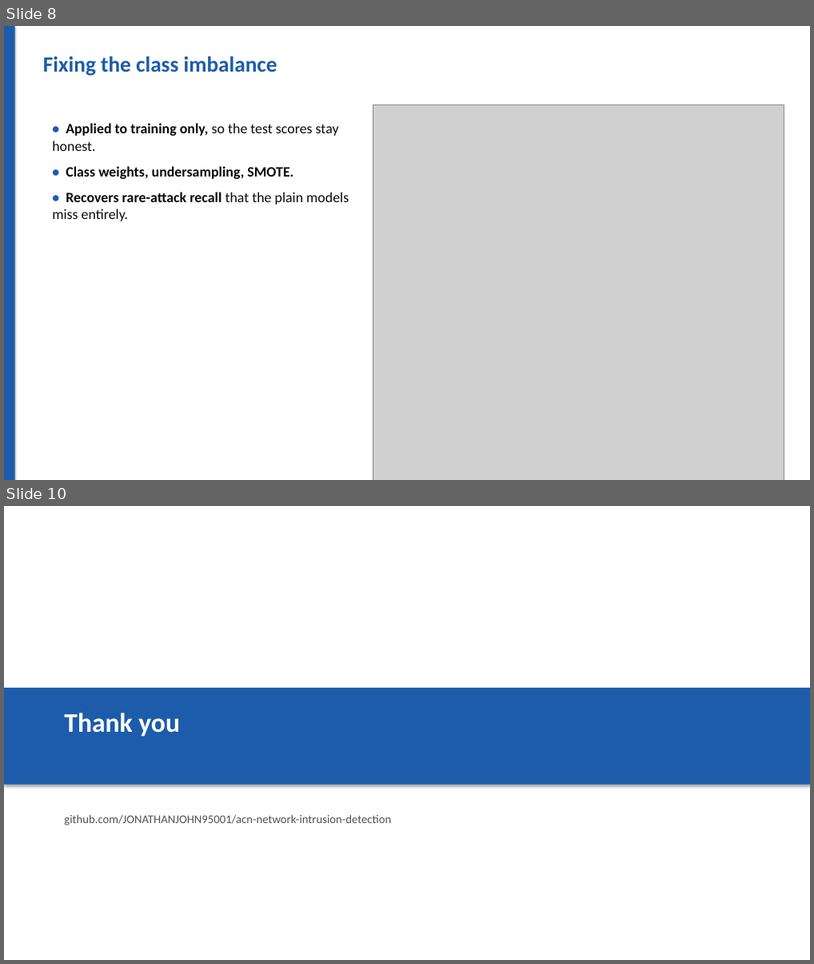
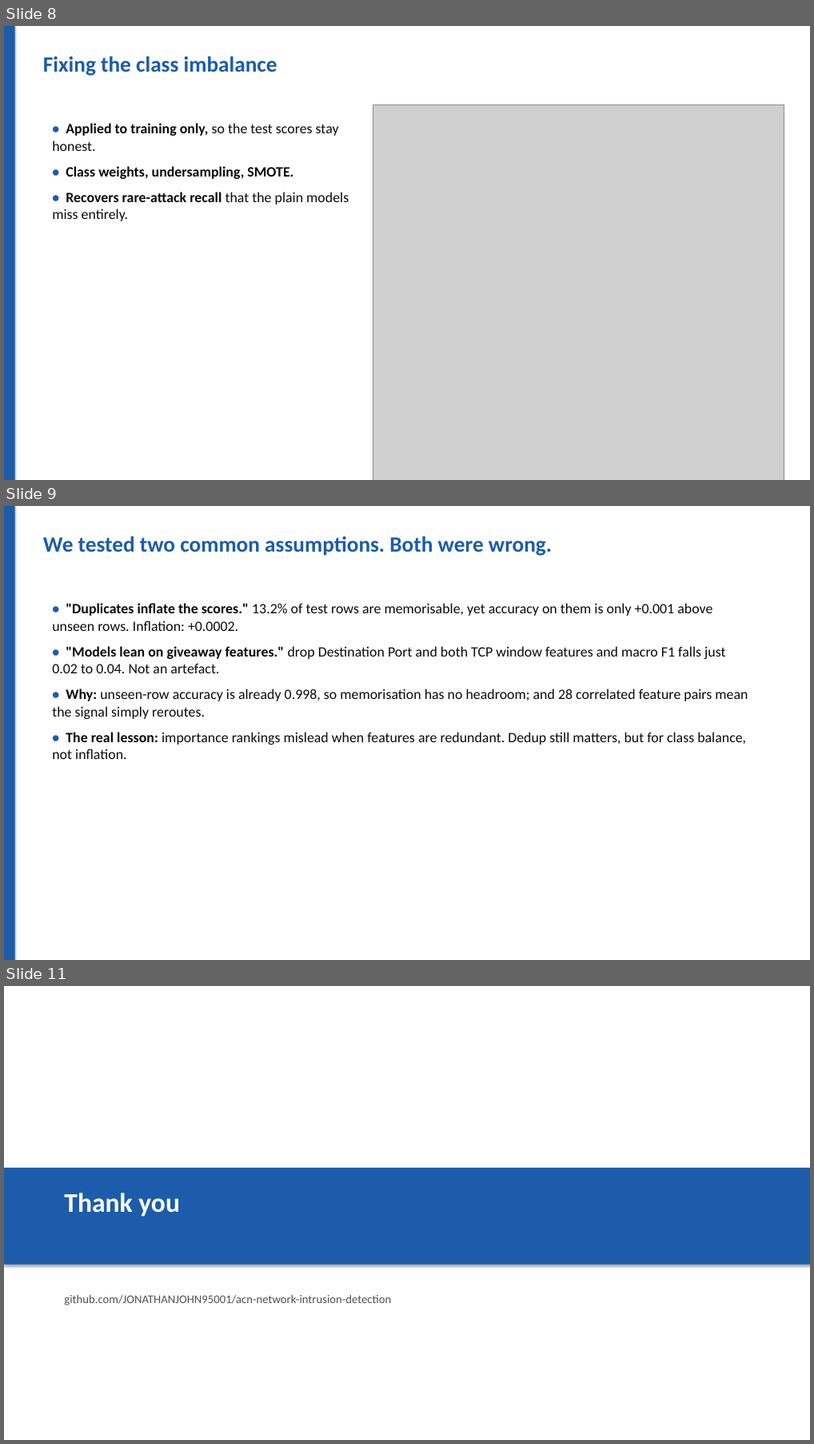
Before and after one commit to JONATHANJOHN95001/acn-network-intrusion-detection, a slide deck: results/ACN_IDS_Slides.pptx. Shown one above the other, each under a label of ours: slides 8 and 10 before the commit, slides 8, 9 and 11 after it; the slides between them are not shown. The pictures are 814x964 and 814x1444 pixels, drawn with LibreOffice and Linux fonts; fonts in the diff are those of the drawing; grey boxes stand for pictures. Boxes give left, top, right and bottom in pixels: in the first picture for what was removed or moved away, otherwise in the second. Text is boxed around its words. In the diff, an @@ line names an element or a change of style, - is before the commit and + after.

Commit message:
Make the report and slides match what we actually measured
The write-up still carried claims from before the last two experiments:

- the abstract and conclusion credited Random Forest as the strongest model,
  but a plain decision tree scored higher (0.885 vs 0.870) and trains in a
  fraction of the time
- section 7 said the high scores "would not fully transfer" because of the
  shortcut features. We measured the dependence at 0.02 to 0.04 macro F1, so
  that sentence claimed more than the evidence supports; it now points at the
  measurement instead
- the slides said the duplicate rows "would otherwise leak across the split",
  implying inflation we did not find

Added section 9, "Testing two common assumptions", with both results in full,
and a slide covering them. Reporting that the assumptions did not hold is more
useful than repeating them.

Also fixed two real defects: the report looked for imbalance.csv and so missed
the sample run's imbalance_s400000.csv, which silently dropped section 8 and
figures 11 and 12; and the "figures embedded" count checked files on disk
rather than figures actually placed, so it reported 12 of 12 while two were
missing. It now counts what it places.

```diff
--- a/results/ACN_IDS_Slides.pptx
+++ b/results/ACN_IDS_Slides.pptx
@@ slide 9 added at bbox=[4, 506, 810, 960], background #FFFFFF @@
@@ rectangle added at bbox=[4, 506, 15, 960], fill #1C5CAB @@
@@ text added at bbox=[43, 536, 552, 556], 26 pt, text #1C5CAB, bold @@
+We tested two common assumptions. Both were wrong.
@@ text added at bbox=[52, 603, 748, 759], 17 pt, text #0B0B0B @@
+• "Duplicates inflate the scores." 13.2% of test rows are memorisable, yet accuracy on them is only +0.001 above unseen rows. Inflation: +0.0002.
+• "Models lean on giveaway features." drop Destination Port and both TCP window features and macro F1 falls just 0.02 to 0.04. Not an artefact.
+• Why: unseen-row accuracy is already 0.998, so memorisation has no headroom; and 28 correlated feature pairs mean the signal simply reroutes.
+• The real lesson: importance rankings mislead when features are redundant. Dedup still matters, but for class balance, not inflation.
@@ what was slide 10 is now slide 11 @@
```
Also in this commit, not shown: 2 slides changed, 3 other files.
